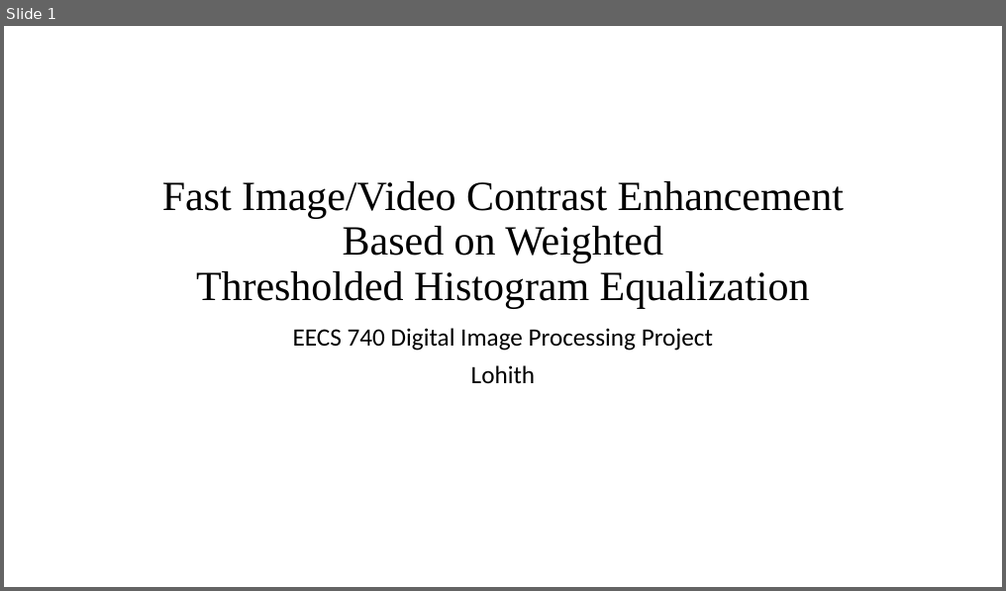
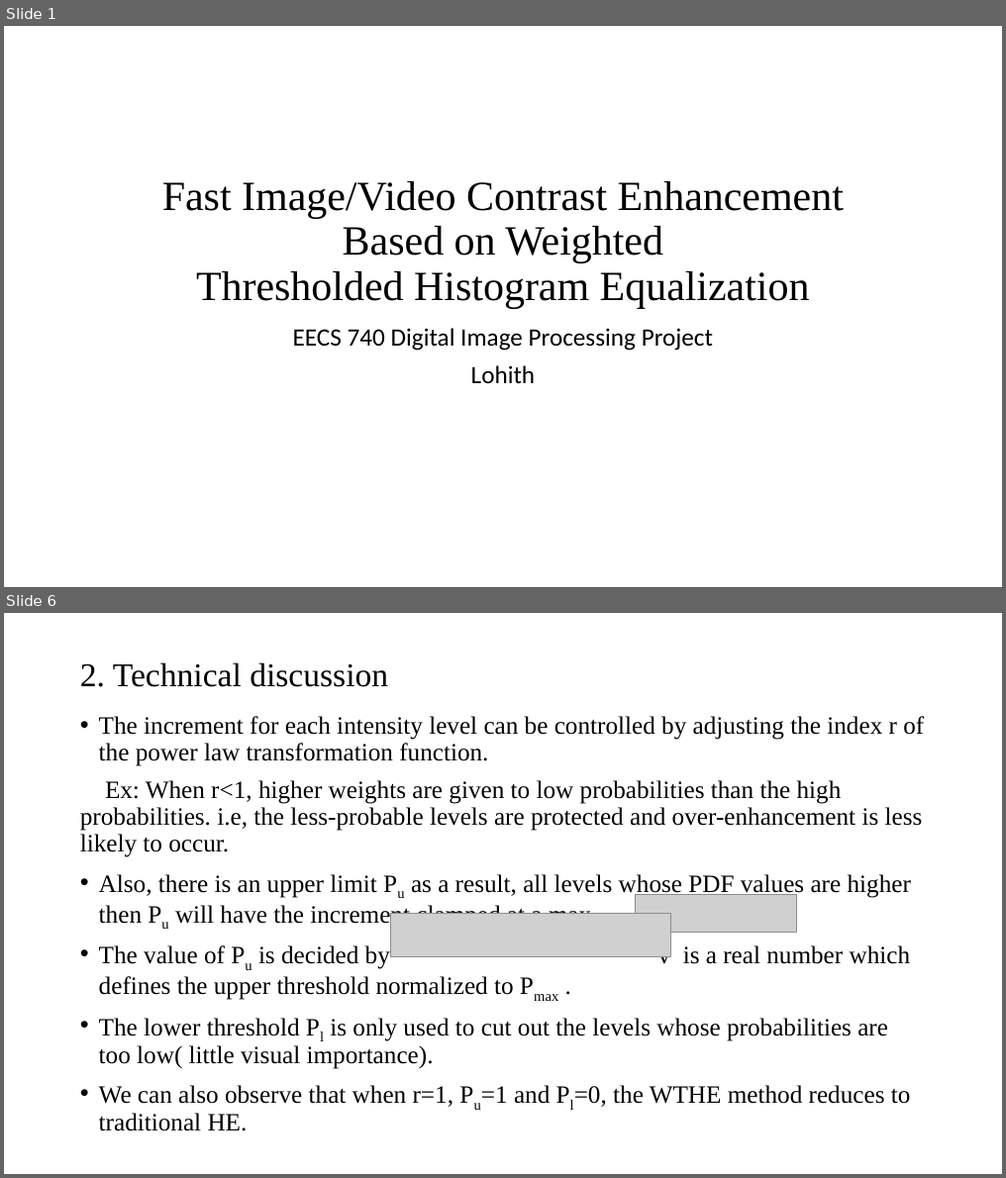
Before and after one commit to lohith921/DIP, a slide deck: Project/Presentation.pptx. Shown one above the other, each under a label of ours: slide 1 before the commit, slides 1 and 6 after it; the slides between them are not shown. The pictures are 1006x591 and 1006x1178 pixels, drawn with LibreOffice and Linux fonts; fonts in the diff are those of the drawing; grey boxes stand for pictures. Boxes give left, top, right and bottom in pixels: in the first picture for what was removed or moved away, otherwise in the second. Text is boxed around its words. In the diff, an @@ line names an element or a change of style, - is before the commit and + after.

Commit message:
Technical discussion has been updated

```diff
--- a/Project/Presentation.pptx
+++ b/Project/Presentation.pptx
@@ slide 6 added at [4, 613, 1002, 1174], background #FFFFFF @@
@@ title added at [80, 663, 388, 687], 32 pt, text #000000 @@
+2. Technical discussion
@@ text added at [80, 716, 924, 1132], 24 pt, text #000000 @@
+• The increment for each intensity level can be controlled by adjusting the index r of the power law transformation function.
+Ex: When r<1, higher weights are given to low probabilities than the high probabilities. i.e, the less-probable levels are protected and over-enhancement is less likely to occur.
+• Also, there is an upper limit Pu as a result, all levels whose PDF values are higher then Pu will have the increment clamped at a max.
+• The value of Pu is decided by v is a real number which defines the upper threshold normalized to Pmax .
+• The lower threshold Pl is only used to cut out the levels whose probabilities are too low( little visual importance).
+• We can also observe that when r=1, Pu=1 and Pl=0, the WTHE method reduces to traditional HE.
@@ picture added at [635, 895, 797, 933] @@
@@ picture added at [390, 914, 671, 957] @@
```
Also in this commit, not shown: 3 slides changed, 3 other slides added, 1 slide removed.
